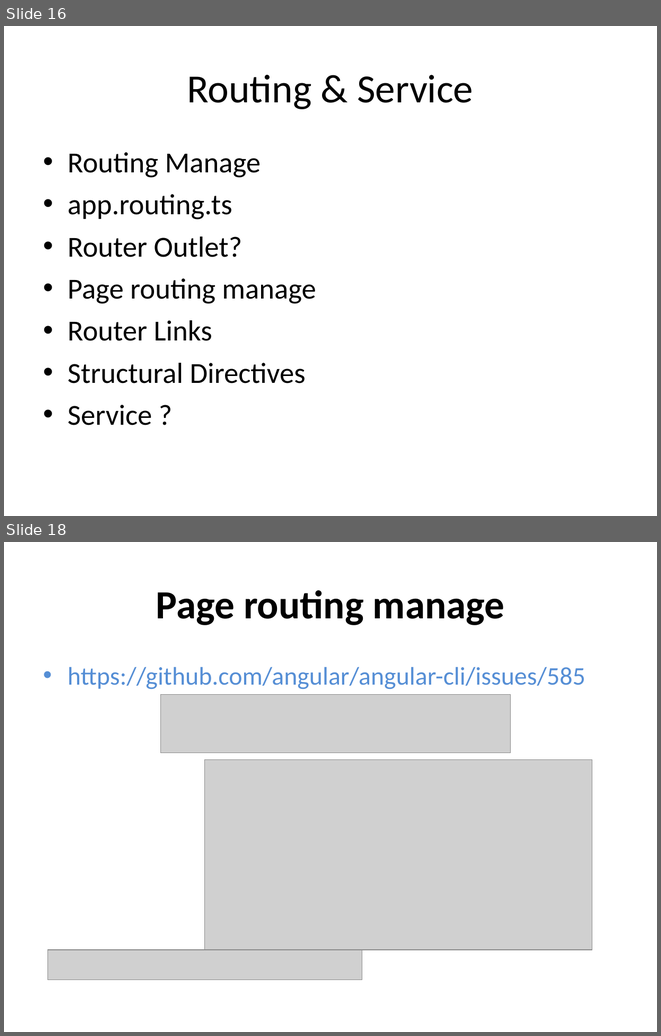
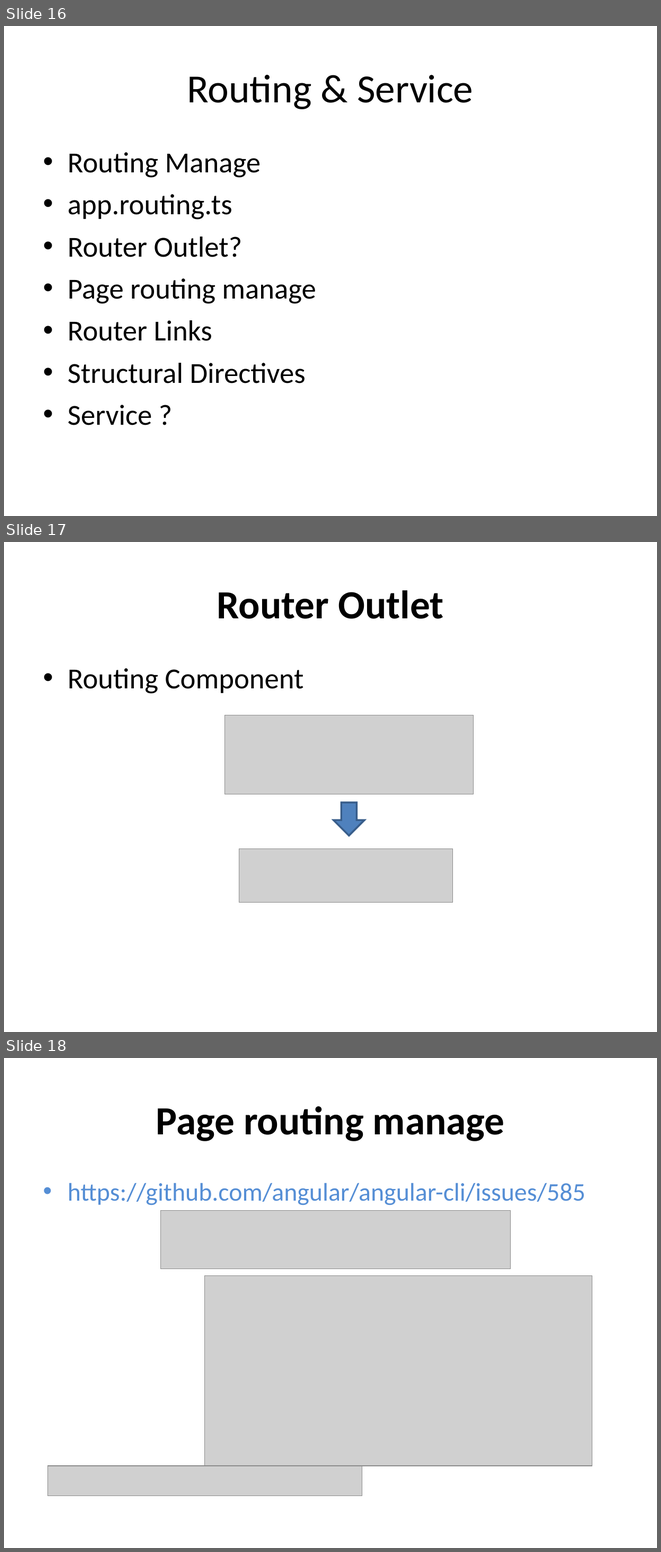
Before and after one commit to rungwiroon/angular2-example, a slide deck: Angular 2.ppt. Shown one above the other, each under a label of ours: slides 16 and 18 before the commit, slides 16, 17 and 18 after it; the slides between them are not shown. The pictures are 661x1036 and 661x1552 pixels, drawn with LibreOffice and Linux fonts; fonts in the diff are those of the drawing; grey boxes stand for pictures. Boxes give left, top, right and bottom in pixels: in the first picture for what was removed or moved away, otherwise in the second. Text is boxed around its words. In the diff, an @@ line names an element or a change of style, - is before the commit and + after.

```diff
--- a/Angular 2.ppt
+++ b/Angular 2.ppt
@@ slide 17 added at bbox=[4, 542, 657, 1032], background #FFFFFF @@
@@ title added at bbox=[217, 590, 443, 619], 44 pt, text #000000, bold @@
+Router Outlet
@@ text added at bbox=[68, 668, 304, 694], 32 pt, text #000000 @@
+• Routing Component
@@ picture added at bbox=[224, 715, 474, 794] @@
@@ down arrow added at bbox=[334, 803, 364, 836], fill #4F81BD, outline #385D8A 2.01 pt @@
@@ picture added at bbox=[239, 848, 452, 902] @@
```
Also in this commit, not shown: 2 other slides added, 2 slides removed, 19 other files.
